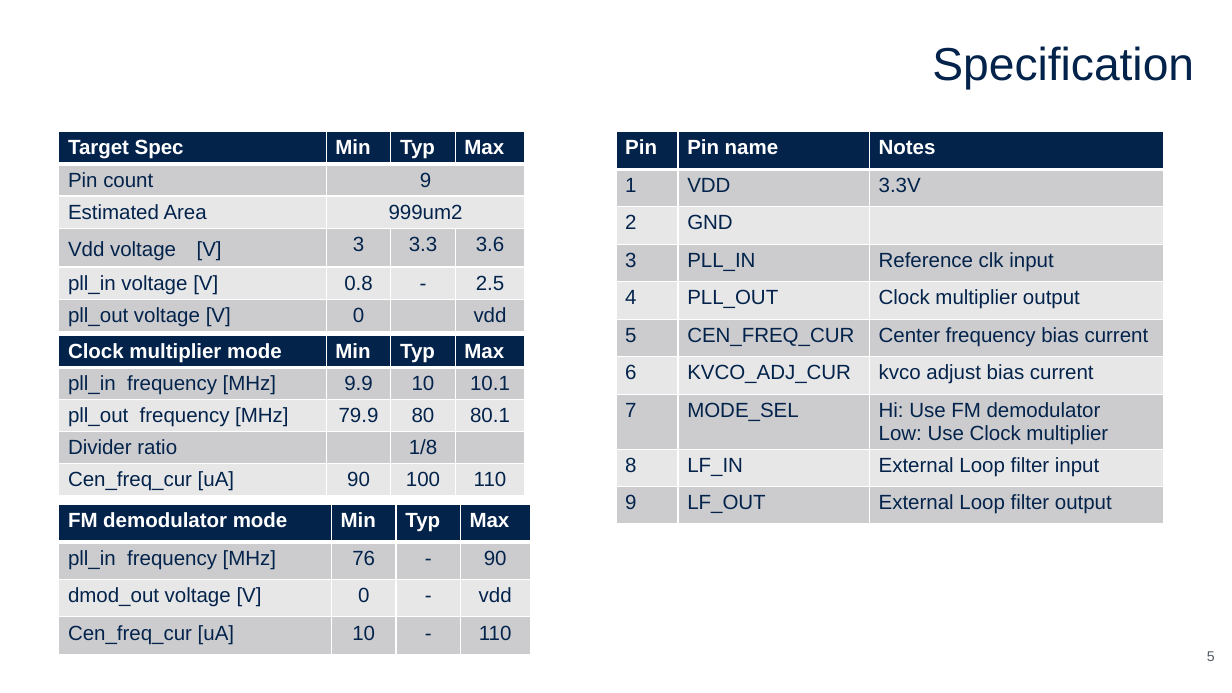
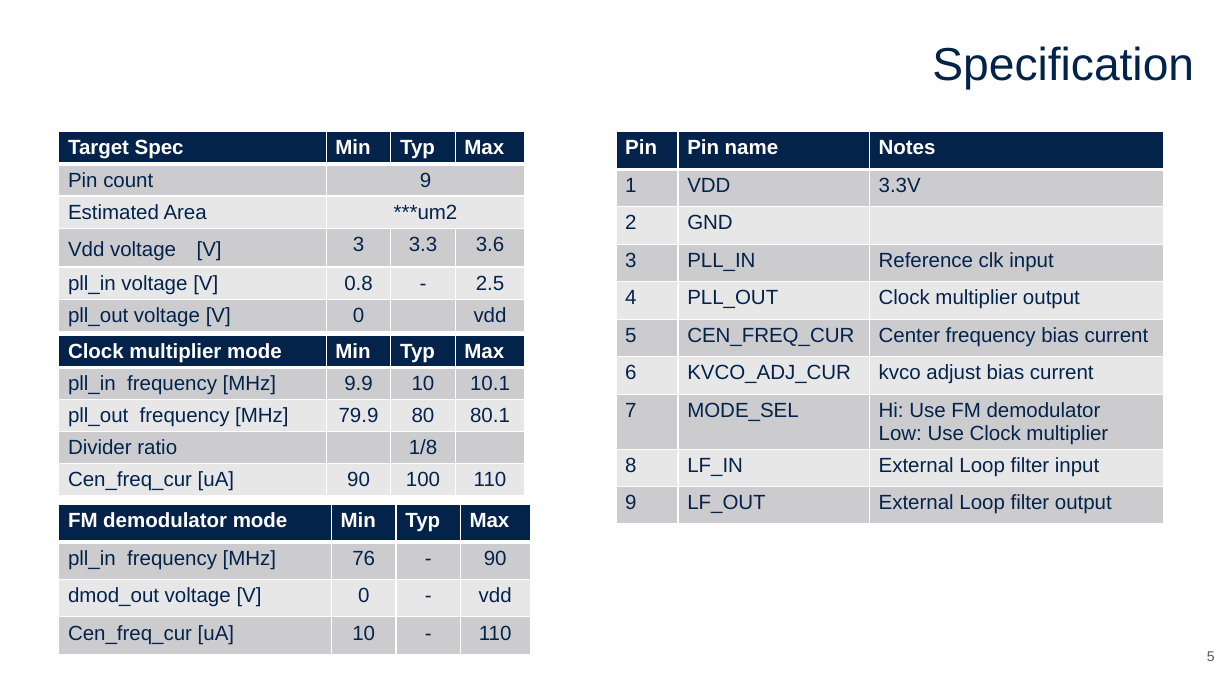
Before and after one commit to yutaka-kotani-stj/2026_sscs_gf180, a slide deck: slide 5 of proposal/proposal_super_long_wave.pptx. Drawn at 1232x693 pixels with LibreOffice and Linux fonts; fonts in the diff are those of the drawing. Boxes give left, top, right and bottom in pixels: in the first picture for what was removed or moved away, otherwise in the second. Text is boxed around its words. In the diff, an @@ line names an element or a change of style, - is before the commit and + after.

```diff
--- a/proposal/proposal_super_long_wave.pptx
+++ b/proposal/proposal_super_long_wave.pptx
@@ table at (59, 132, 526, 335) @@
-row 3, column 2: 999um2
+row 3, column 2: ***um2
```
Also in this commit, not shown: 1 other slide changed, 1 slide added, 2 other files.
